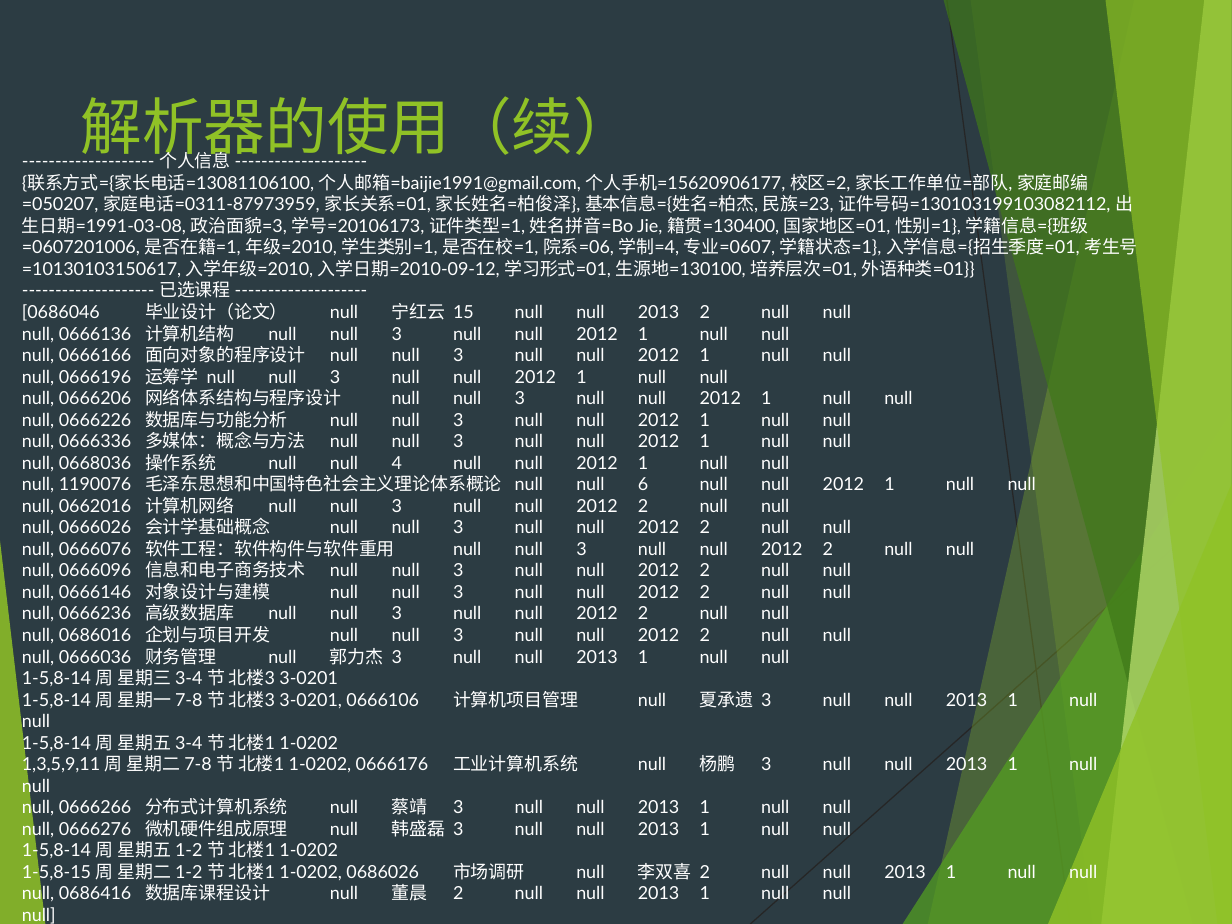
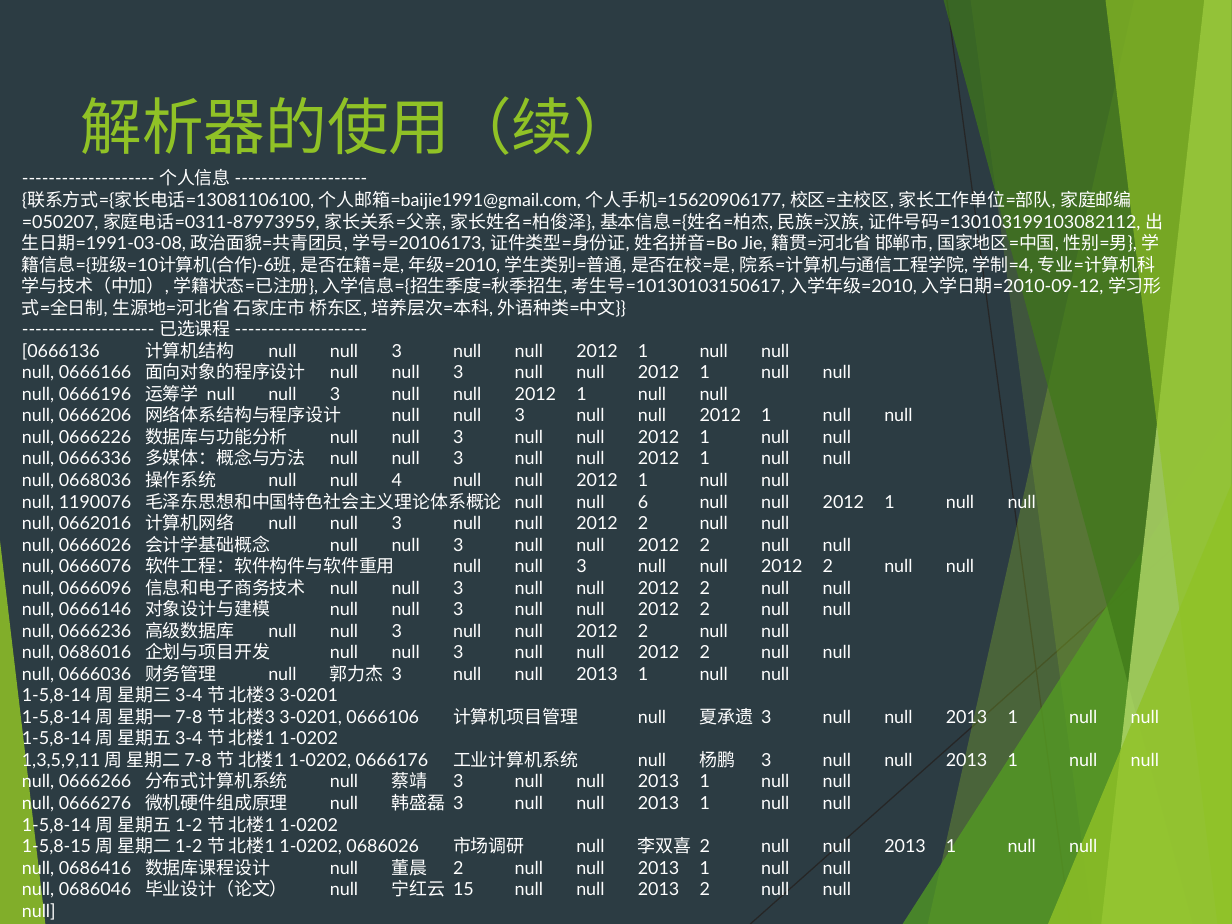
Before and after one commit to Bai-Jie/report, a slide deck: slide 21 of 附件/attachment5/演示文稿.pptx. Drawn at 1232x924 pixels with LibreOffice and Linux fonts; fonts in the diff are those of the drawing. Boxes give left, top, right and bottom in pixels: in the first picture for what was removed or moved away, otherwise in the second. Text is boxed around its words. In the diff, an @@ line names an element or a change of style, - is before the commit and + after.

Commit message:
更新文档中解析器例子的运行结果

```diff
--- a/附件/attachment5/演示文稿.pptx
+++ b/附件/attachment5/演示文稿.pptx
@@ text "-------------------- 个人信息 --------------------": place and size @@
-text "-------------------- 个人信息 --------------------" at bbox=[22, 149, 1138, 924]
+text "-------------------- 个人信息 --------------------" at bbox=[22, 169, 1163, 921]
@@ text at bbox=[22, 188, 1163, 317]: text changed @@
-{联系方式={家长电话=13081106100, 个人邮箱=baijie1991@gmail.com, 个人手机=15620906177, 校区=2, 家长工作单位=部队, 家庭邮编=050207, 家庭电话=0311-87973959, 家长关系=01, 家长姓名=柏俊泽}, 基本信息={姓名=柏杰, 民族=23, 证件号码=130103199103082112, 出生日期=1991-03-08, 政治面貌=3, 学号=20106173, 证件类型=1, 姓名拼音=Bo Jie, 籍贯=130400, 国家地区=01, 性别=1}, 学籍信息={班级=0607201006, 是否在籍=1, 年级=2010, 学生类别=1, 是否在校=1, 院系=06, 学制=4, 专业=0607, 学籍状态=1}, 入学信息={招生季度=01, 考生号=10130103150617, 入学年级=2010, 入学日期=2010-09-12, 学习形式=01, 生源地=130100, 培养层次=01, 外语种类=01}}
+{联系方式={家长电话=13081106100, 个人邮箱=baijie1991@gmail.com, 个人手机=15620906177, 校区=主校区, 家长工作单位=部队, 家庭邮编=050207, 家庭电话=0311-87973959, 家长关系=父亲, 家长姓名=柏俊泽}, 基本信息={姓名=柏杰, 民族=汉族, 证件号码=130103199103082112, 出生日期=1991-03-08, 政治面貌=共青团员, 学号=20106173, 证件类型=身份证, 姓名拼音=Bo Jie, 籍贯=河北省 邯郸市, 国家地区=中国, 性别=男}, 学籍信息={班级=10计算机(合作)-6班, 是否在籍=是, 年级=2010, 学生类别=普通, 是否在校=是, 院系=计算机与通信工程学院, 学制=4, 专业=计算机科学与技术（中加）, 学籍状态=已注册}, 入学信息={招生季度=秋季招生, 考生号=10130103150617, 入学年级=2010, 入学日期=2010-09-12, 学习形式=全日制, 生源地=河北省 石家庄市 桥东区, 培养层次=本科, 外语种类=中文}}
@@ text at bbox=[22, 342, 789, 360]: text changed @@
-[0686046 毕业设计（论文） null 宁红云 15 null null 2013 2 null null
-null, 0666136 计算机结构 null null 3 null null 2012 1 null null
+[0666136 计算机结构 null null 3 null null 2012 1 null null
@@ text at bbox=[22, 880, 851, 900]: paragraph added @@
+null, 0686046 毕业设计（论文） null 宁红云 15 null null 2013 2 null null
```
Also in this commit, not shown: 2 other files.
